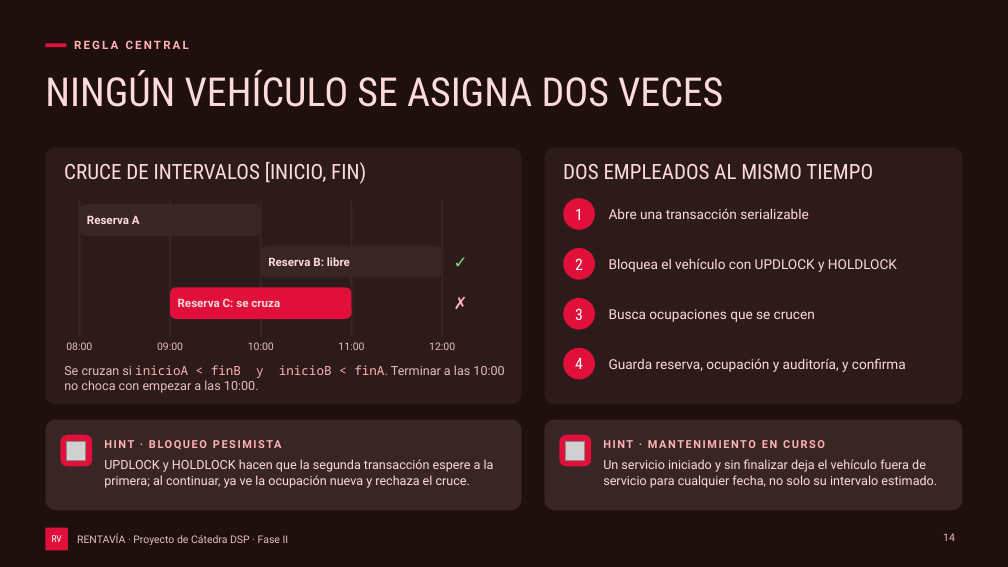
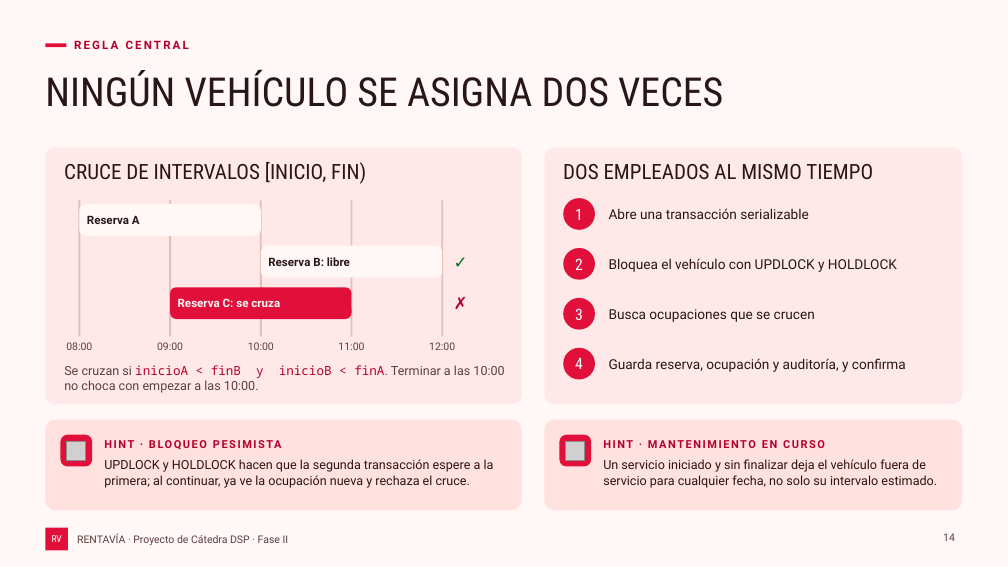
Before and after one commit to caleb-bvm/Rentavia, a slide deck: slide 14 of docs/fase-2/Rentavia-Presentacion.pptx. Drawn at 1008x567 pixels with LibreOffice and Linux fonts; fonts in the diff are those of the drawing; grey boxes stand for pictures. Boxes give left, top, right and bottom in pixels: in the first picture for what was removed or moved away, otherwise in the second. Text is boxed around its words. In the diff, an @@ line names an element or a change of style, - is before the commit and + after.

Commit message:
docs: presentación en modo claro y con Docker como sección propia
Usa el esquema claro de site.css y capturas de la interfaz en claro.
Docker pasa a ser la sección 06 con cuatro diapositivas: conceptos,
Dockerfile multietapa, servicios de Compose y ejecución con evidencia
de Docker Desktop.

```diff
--- a/docs/fase-2/Rentavia-Presentacion.pptx
+++ b/docs/fase-2/Rentavia-Presentacion.pptx
@@ background #1F0F0F to #FFF8F7 @@
@@ rounded rectangle at [45, 147, 522, 405]: fill #2D1B1B to #FFE9E8 @@
@@ rounded rectangle at [544, 147, 963, 405]: fill #2D1B1B to #FFE9E8 @@
@@ line (79, 200) - (79, 337): stroke #392525 1.75 pt to #E6BDBC 1.75 pt @@
@@ rounded rectangle at [79, 204, 261, 236]: fill #392525 to #FFF8F7 @@
@@ line (170, 200) - (170, 337): stroke #392525 1.75 pt to #E6BDBC 1.75 pt @@
@@ line (261, 200) - (261, 337): stroke #392525 1.75 pt to #E6BDBC 1.75 pt @@
@@ line (352, 200) - (352, 337): stroke #392525 1.75 pt to #E6BDBC 1.75 pt @@
@@ line (442, 200) - (442, 337): stroke #392525 1.75 pt to #E6BDBC 1.75 pt @@
@@ rounded rectangle at [261, 246, 442, 278]: fill #392525 to #FFF8F7 @@
@@ text "✓" at [454, 246, 484, 278]: text colour #81DB81 to #0A6E22 @@
@@ text "Reserva C: se cruza" at [178, 298, 280, 307]: text colour #FCDBDA to #FFF8F7 @@
@@ text colour #FFB3B3 to #B4002B in 4 elements at [74, 40, 189, 49], [104, 433, 507, 455], [603, 440, 825, 448], [454, 287, 484, 319] @@
@@ text "Se cruzan si inicioA < ..." at [64, 365, 264, 393]: text colour #E6BDBC to #5D3F3F in "Se cruzan si finA. Terminar a las ..."; text colour #FFB3B3 to #B4002B in "inicioA < finB y inicioB < finA." @@
@@ rounded rectangle at [45, 420, 522, 510]: fill #392525 to #FFE1E0 @@
@@ rounded rectangle at [544, 420, 963, 510]: fill #392525 to #FFE1E0 @@
@@ text colour #FCDBDA to #291717 in 11 elements at [45, 70, 723, 107], [64, 162, 366, 184], [87, 215, 140, 224], [268, 257, 350, 266], [563, 164, 873, 179], [609, 208, 809, 219], [609, 258, 897, 272], [609, 309, 815, 322], [609, 358, 906, 372], [104, 459, 494, 488], [603, 459, 937, 488] @@
@@ text colour #E6BDBC to #5D3F3F in 7 elements at [66, 342, 92, 350], [157, 342, 183, 350], [248, 342, 274, 350], [338, 342, 364, 350], [429, 342, 455, 350], [943, 533, 955, 541], [77, 533, 289, 545] @@
```
Also in this commit, not shown: 24 other slides changed, 5 slides added, 1 slide removed.
